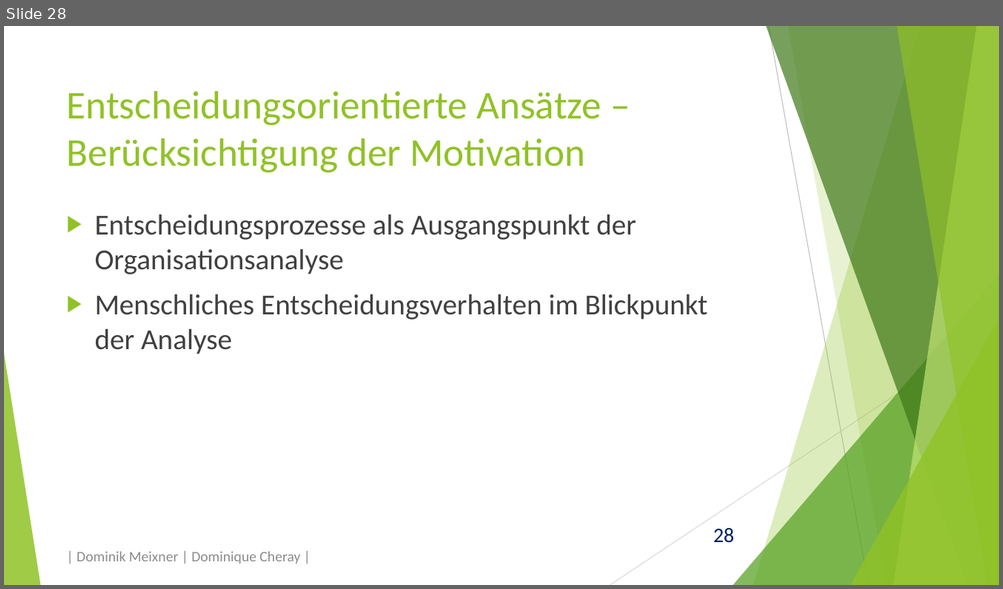
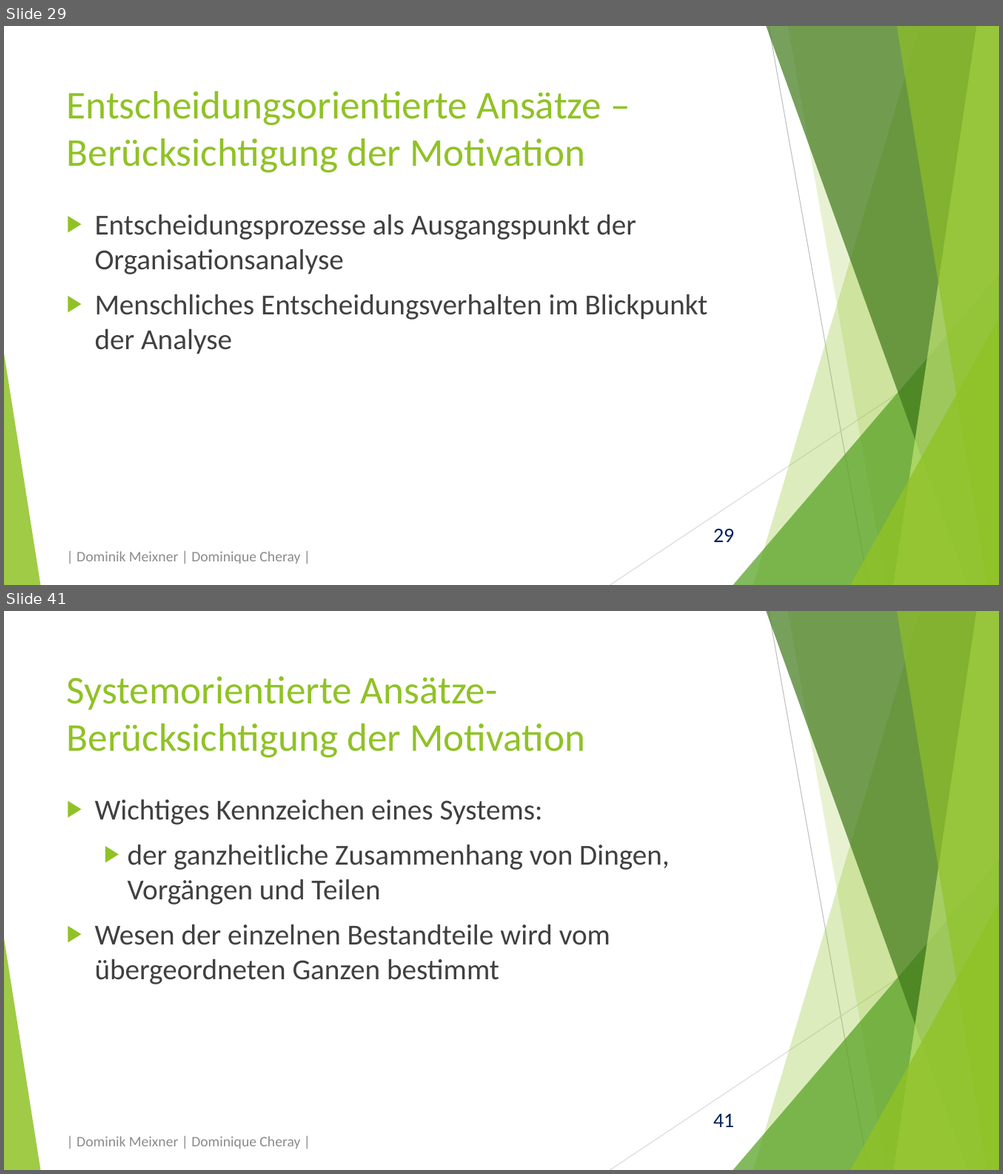
Before and after one commit to domeix/BlaBla, a slide deck: OrgatheoretAns/OrgatheoretAnsPraes.pptx. Shown one above the other, each under a label of ours: slide 28 before the commit, slides 29 and 41 after it; the slides between them are not shown. The pictures are 1003x589 and 1003x1174 pixels, drawn with LibreOffice and Linux fonts; fonts in the diff are those of the drawing. Boxes give left, top, right and bottom in pixels: in the first picture for what was removed or moved away, otherwise in the second. Text is boxed around its words. In the diff, an @@ line names an element or a change of style, - is before the commit and + after.

```diff
--- a/OrgatheoretAns/OrgatheoretAnsPraes.pptx
+++ b/OrgatheoretAns/OrgatheoretAnsPraes.pptx
@@ slide 41 added at [4,611,999,1170], background #FFFFFF; not listed: 11 template elements that a slide beside it also shows @@
@@ title added at [67,676,585,758], 38 pt, text #90C226 @@
+Systemorientierte Ansätze- Berücksichtigung der Motivation
@@ text added at [95,799,669,985], 28 pt, text #404040 @@
+▶ Wichtiges Kennzeichen eines Systems:
+  ▶ der ganzheitliche Zusammenhang von Dingen, Vorgängen und Teilen
+▶ Wesen der einzelnen Bestandteile wird vom übergeordneten Ganzen bestimmt
@@ text added at [77,1136,300,1149], 14 pt, text #8C8C8C @@
+| Dominik Meixner | Dominique Cheray |
@@ what was slide 28 is now slide 29 @@
@@ page number at [713,528,734,543]: text changed @@
-28
+29
```
Also in this commit, not shown: 9 slides changed, 14 other slides added, 1 other file.
